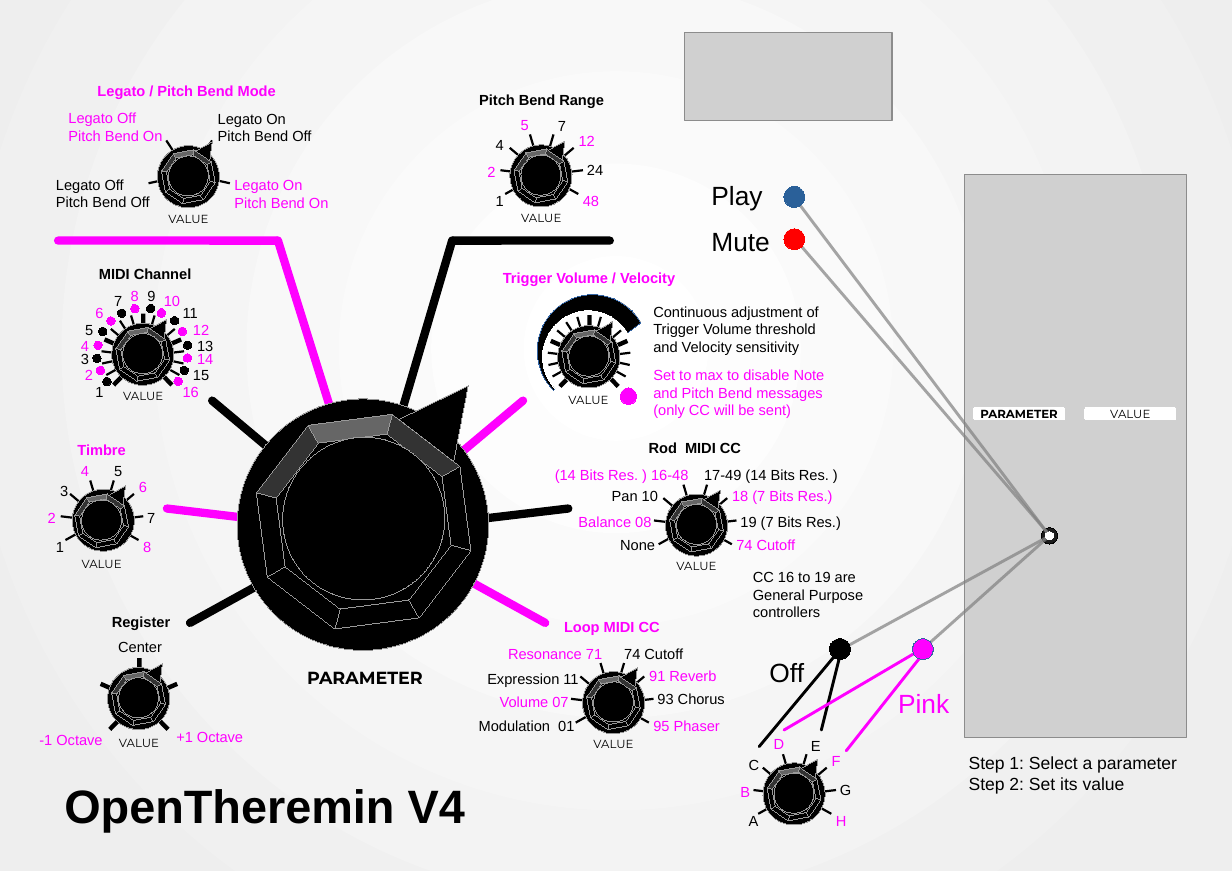
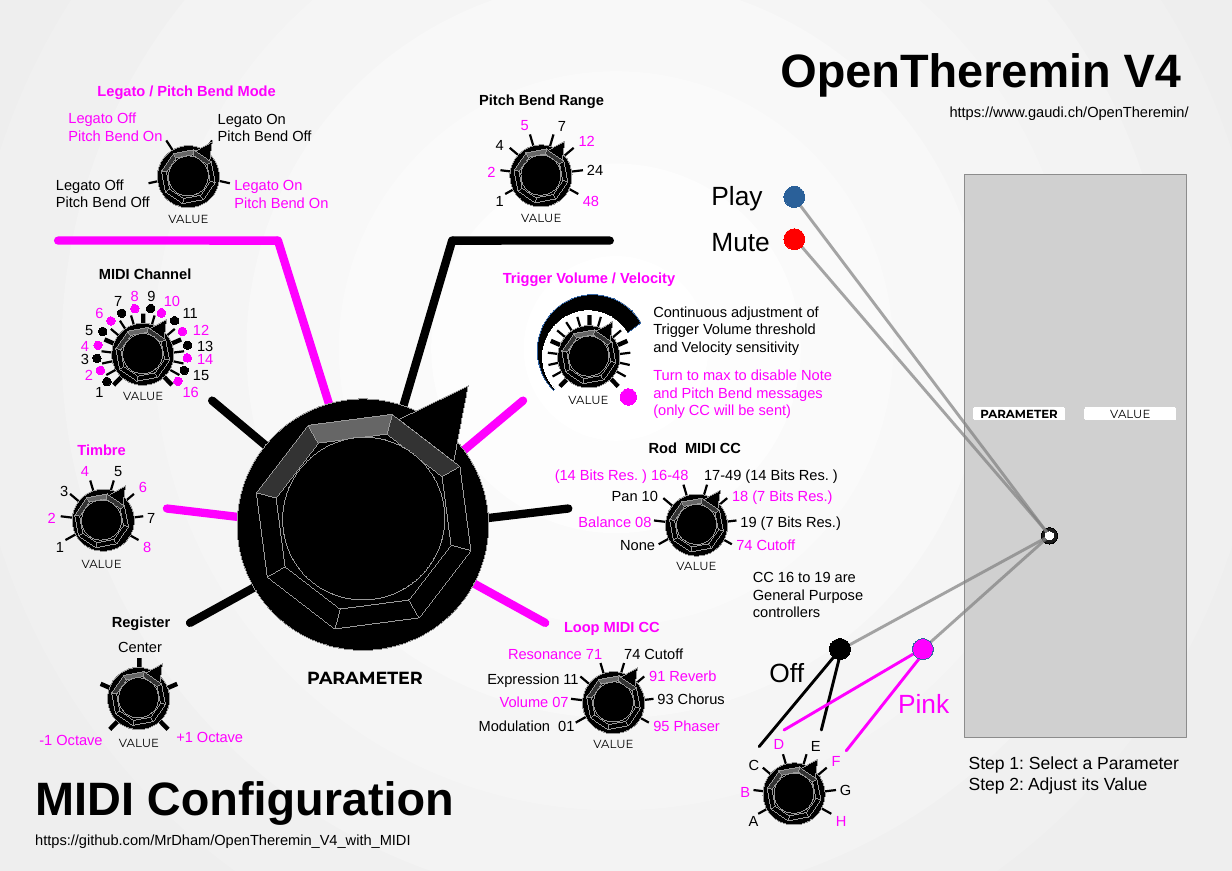
Before and after one commit to MrDham/OpenTheremin_V4_with_MIDI, a slide deck: slide 1 of Antiseche open theremin PnB.odp. Drawn at 1232x871 pixels with LibreOffice and Linux fonts; fonts in the diff are those of the drawing; grey boxes stand for pictures. Boxes give left, top, right and bottom in pixels: in the first picture for what was removed or moved away, otherwise in the second. Text is boxed around its words. In the diff, an @@ line names an element or a change of style, - is before the commit and + after.

```diff
--- a/Antiseche open theremin PnB.odp
+++ b/Antiseche open theremin PnB.odp
@@ picture removed at <box>685,33,893,120</box> @@
@@ text "OpenTheremin V4": place and size @@
-text "OpenTheremin V4" at <box>64,789,465,832</box>
+text "OpenTheremin V4" at <box>780,53,1181,96</box>
@@ text "OpenTheremin V4" at <box>780,53,1181,96</box>: alignment left to right; more space between paragraphs @@
@@ text added at <box>950,106,1189,120</box>, 10 pt, text #000000 @@
+https://www.gaudi.ch/OpenTheremin/
@@ text at <box>653,369,832,401</box>: text changed @@
-Set to max to disable Note and Pitch Bend messages
+Turn to max to disable Note and Pitch Bend messages
@@ text at <box>969,756,1179,794</box>: text changed @@
-Step 1: Select a parameter
-Step 2: Set its value
+Step 1: Select a Parameter
+Step 2: Adjust its Value
@@ text added at <box>35,781,454,824</box>, 32 pt, text #000000, bold @@
+MIDI Configuration
@@ text added at <box>35,834,410,848</box>, 10 pt, text #000000 @@
+https://github.com/MrDham/OpenTheremin_V4_with_MIDI
```
Also in this commit, not shown: 1 other file.
